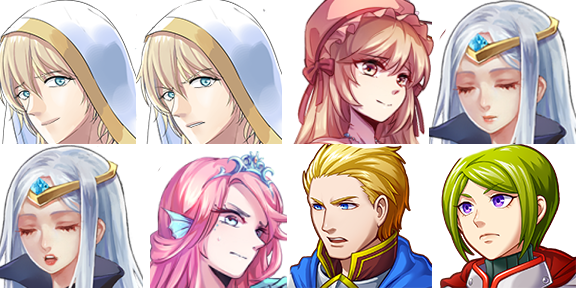
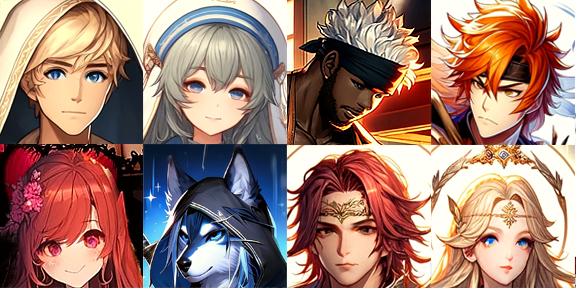
Layers edited between the first and the second 576px x 288px image:
renamed "图层 6" to "图层 5", moved it above "图层 4", painted on it over left=0, top=142, right=287, bottom=288
added layer "图层 4" above "图层 8" over left=431, top=0, right=575, bottom=145
moved "图层 8" above "图层 7", painted on it over left=0, top=144, right=575, bottom=288
added layer "图层 7" above "图层 6" over left=287, top=145, right=431, bottom=288
renamed "图层 7" to "图层 6", moved it above "图层 3", painted on it over left=143, top=0, right=575, bottom=288
moved "图层 3" above "图层 2", painted on it over left=285, top=0, right=434, bottom=148
painted on "图层 2" over left=136, top=0, right=287, bottom=145
painted on "图层 1" over left=0, top=0, right=144, bottom=144
painted on "图层 0" over left=0, top=0, right=575, bottom=288
